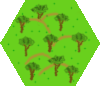
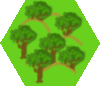
The second w=100, h=86 image is a revision of the first. Changes to its layers:
painted on "Vegetation" over (x1=7, y1=0, x2=91, y2=84)
